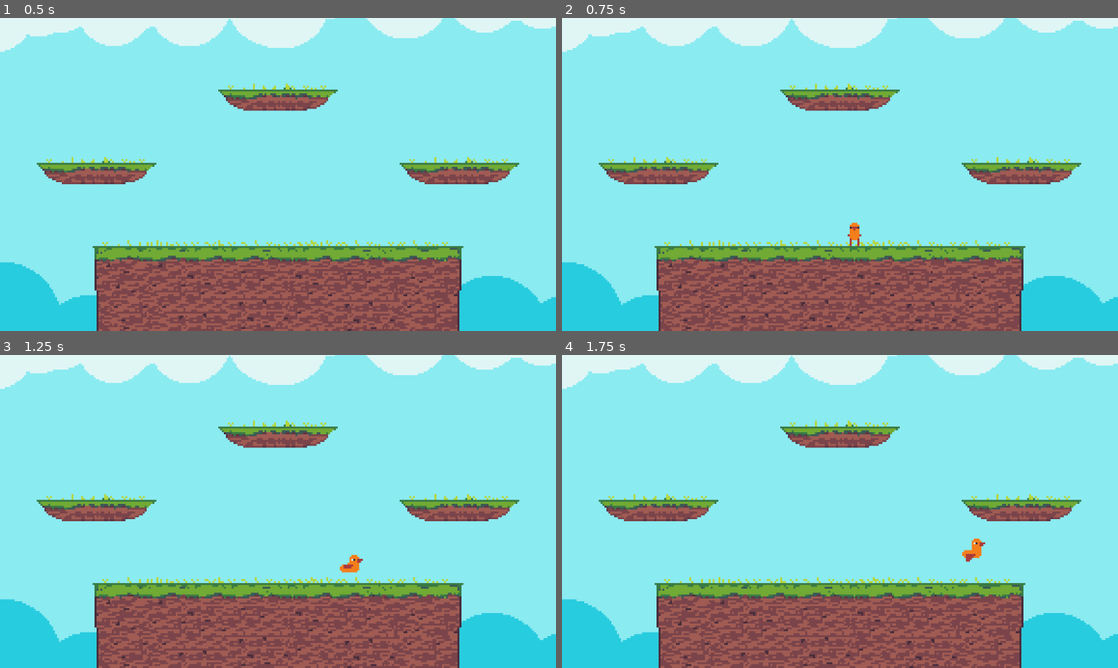
Above: before the commit, frames 1-4 (two rows, left to right).
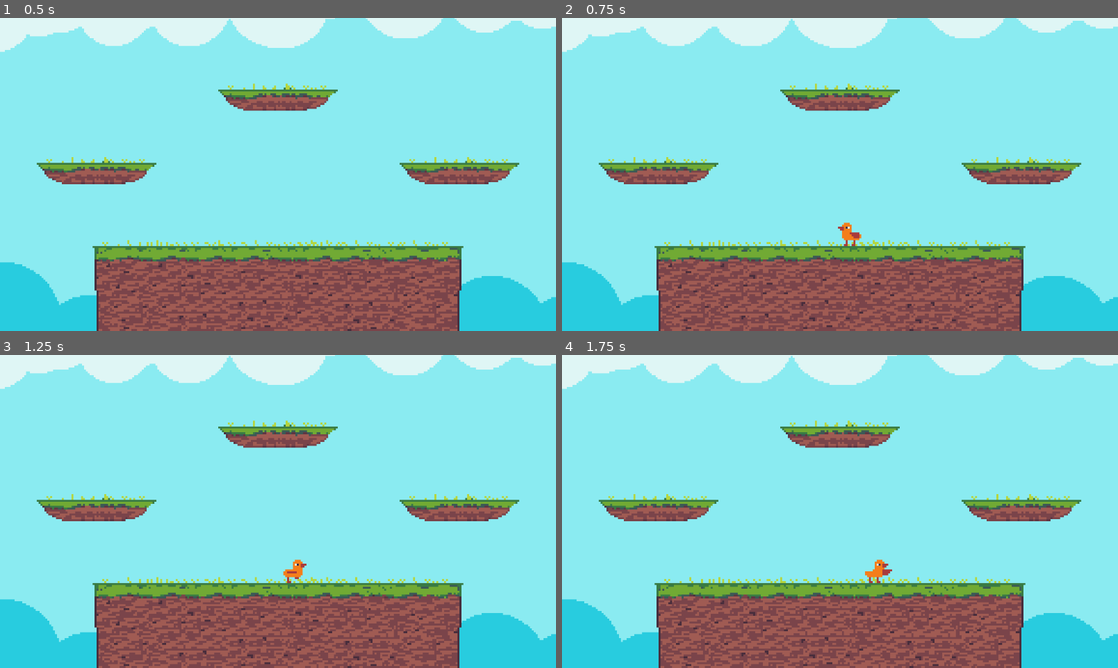
Above: after the commit, the same moments.

Repository: Shuflduf/Goose-Fight-Real
Game: Godot game, scene res://world.tscn
The game is run twice, just before and just after one commit, with the same random seed, the same clock (stepped at 60 frames per second) and the same inputs.
Inputs:
- Up to frame 1 (0.5 s): no input
- Up to frame 2 (0.75 s): tap Enter at 0.5 s; hold Right (right) from 0.53 s (still down); tap X (basic_attack, bound only after the commit) at 0.6 s
- Up to frame 3 (1.25 s): keep holding Right (right); tap Z (jump) at 0.77 s
- Up to frame 4 (1.75 s): keep holding Right (right); tap X (basic_attack, bound only after the commit) at 1.35 s; tap Z (jump) at 1.52 s

Frame 1 is identical in both runs. In frame 2, 0.2% of the frame differs, in the area x 49-54%, y 65-73%; in frame 3, 0.3%; in frame 4, 0.3%, in the area x 54-77%, y 58-73%.

Commit message:
very very basic attack system, still wip

Diff:
--- /dev/null
+++ b/Attacks/attack_jab.tscn
@@ -0,0 +1,20 @@
+[gd_scene load_steps=3 format=3 uid="uid://ddfmqiyr3nc4m"]
+
+[ext_resource type="Script" uid="uid://d1u52dcg7k86i" path="res://attack_jab.gd" id="1_emekd"]
+
+[sub_resource type="RectangleShape2D" id="RectangleShape2D_2hs0m"]
+size = Vector2(10.6667, 5.33333)
+
+[node name="Jab" type="Node2D"]
+scale = Vector2(3, 3)
+script = ExtResource("1_emekd")
+anim_name = &"attack_jab"
+
+[node name="HitBox" type="Area2D" parent="."]
+collision_layer = 0
+collision_mask = 4
+monitorable = false
+
+[node name="CollisionShape2D" type="CollisionShape2D" parent="HitBox"]
+position = Vector2(-2.66667, 2.66667)
+shape = SubResource("RectangleShape2D_2hs0m")
--- a/Player/vertical_movement.gd
+++ b/Player/vertical_movement.gd
@@ -22,6 +22,9 @@
 var dropping: bool = false
 
 func _unhandled_input(event: InputEvent) -> void:
+    if not p.can_move:
+        return
+
     if p.inp.event_is_action_pressed(event, &"jump"):
         if p.is_on_floor() or coyote_timer < MAX_COYOTE_TIME:
             jump_timer = 0.0
--- a/anim_handler.gd
+++ b/anim_handler.gd
@@ -1,6 +1,11 @@
 extends PlayerComponent
 
 @export var sprites: AnimatedSprite2D
+
+#var attack_anims: Array
+
+#func _ready() -> void:
+    #attack_anims = Array(sprites.sprite_frames.get_animation_names()).map(func(n: String) -> StringName: return StringName(n))
 
 func _physics_process(_delta: float) -> void:
     if sprites.animation == &"air" and p.is_on_floor():
@@ -25,12 +30,16 @@
 
 
 func _on_horizontal_movement_moved(is_run: bool) -> void:
+    if not p.can_move:
+        return
     var correct_anim: StringName = &"run" if is_run else &"walk"
     if not sprites.animation in [&"jump_queue", &"flip", correct_anim] and p.is_on_floor():
         sprites.play(correct_anim)
 
 
 func _on_horizontal_movement_didnt_move() -> void:
+    if not p.can_move:
+        return
     if not sprites.animation in [&"idle", &"jump_queue"] and p.is_on_floor():
         sprites.play(&"idle")
 
--- /dev/null
+++ b/attack.gd
@@ -0,0 +1,13 @@
+class_name Attack
+extends Node2D
+
+signal started(anim_name: StringName)
+@warning_ignore("unused_signal")
+signal finished
+
+@export var anim_name: StringName
+
+var inp: InputHandler
+
+func run() -> void:
+    started.emit(anim_name)
--- /dev/null
+++ b/attack_info.gd
@@ -0,0 +1,5 @@
+class_name AttackInfo
+extends Resource
+
+@export var scene: PackedScene
+@export var bind: AttackHandler.AttackBind
--- /dev/null
+++ b/attack_jab.gd
@@ -0,0 +1,7 @@
+extends Attack
+
+func _unhandled_input(event: InputEvent) -> void:
+    if inp.event_is_action_pressed(event, &"basic_attack"):
+        run()
+        await get_tree().create_timer(0.5).timeout
+        finished.emit()
--- /dev/null
+++ b/attacks.gd
@@ -0,0 +1,34 @@
+class_name AttackHandler
+extends PlayerComponent
+
+@export var attacks: Array[AttackInfo]
+@export var sprites: AnimatedSprite2D
+
+enum AttackBind {
+    Jab,
+    FTilt,
+    UTilt,
+    DTilt,
+}
+
+func _ready() -> void:
+
+    await get_tree().physics_frame
+    print(p.inp)
+    for a in attacks:
+        var new_attack: Attack = a.scene.instantiate()
+        add_child(new_attack)
+        new_attack.started.connect(_on_attack_started)
+        new_attack.finished.connect(_on_attack_finished)
+        #new_attack.set_deferred(&"inp", p.inp)
+        new_attack.inp = p.inp
+
+
+func _on_attack_started(anim_name: StringName) -> void:
+    # TODO: make this a signal
+    sprites.play(anim_name)
+    p.can_move = false
+
+func _on_attack_finished() -> void:
+    sprites.play(&"idle")
+    p.can_move = true
--- a/horizontal_movement.gd
+++ b/horizontal_movement.gd
@@ -27,6 +27,10 @@
 func _physics_process(delta: float) -> void:
     if p.input_index == -1:
         input_dir = Input.get_axis(&"left", &"right")
+
+    if not p.can_move:
+        input_dir = 0.0
+
     var current_dir: int = int(input_dir)
 
     if current_dir == 0:
--- a/player.gd
+++ b/player.gd
@@ -5,5 +5,7 @@
 
 @export var input_index: int = -1
 
+var can_move: bool = true
+
 func _physics_process(_delta: float) -> void:
     move_and_slide()
--- a/player.tscn
+++ b/player.tscn
@@ -1,12 +1,15 @@
-[gd_scene load_steps=24 format=3 uid="uid://difolhje4qshv"]
+[gd_scene load_steps=26 format=3 uid="uid://difolhje4qshv"]
 
 [ext_resource type="Script" uid="uid://7s2avvmicf4j" path="res://player.gd" id="1_onrkg"]
 [ext_resource type="Script" uid="uid://dej8xkwj66gk1" path="res://Player/vertical_movement.gd" id="3_i3pqv"]
 [ext_resource type="Script" uid="uid://cummtyr5lavnp" path="res://horizontal_movement.gd" id="4_hqtel"]
-[ext_resource type="Script" path="res://anim_handler.gd" id="5_2hs0m"]
+[ext_resource type="Script" uid="uid://6wrg0orn1l5y" path="res://anim_handler.gd" id="5_2hs0m"]
 [ext_resource type="Texture2D" uid="uid://dqcy7s6ohdqad" path="res://Sprites/goose-Sheet.png" id="5_sweqy"]
 [ext_resource type="Script" path="res://wall_jump.gd" id="6_2hs0m"]
 [ext_resource type="Script" uid="uid://euqlrk38ot1c" path="res://input_handler.gd" id="7_1jxqw"]
+[ext_resource type="Script" uid="uid://b77con38nd63l" path="res://attacks.gd" id="7_b26j0"]
+[ext_resource type="Script" uid="uid://cvqrmse7gdai4" path="res://attack_info.gd" id="8_n7ghd"]
+[ext_resource type="PackedScene" uid="uid://ddfmqiyr3nc4m" path="res://Attacks/attack_jab.tscn" id="9_nvl01"]
 
 [sub_resource type="RectangleShape2D" id="RectangleShape2D_fj7yv"]
 size = Vector2(48, 48)
@@ -14,6 +17,14 @@
 [sub_resource type="AtlasTexture" id="AtlasTexture_sweqy"]
 atlas = ExtResource("5_sweqy")
 region = Rect2(64, 0, 16, 16)
+
+[sub_resource type="AtlasTexture" id="AtlasTexture_bwjto"]
+atlas = ExtResource("5_sweqy")
+region = Rect2(160, 0, 16, 16)
+
+[sub_resource type="AtlasTexture" id="AtlasTexture_606se"]
+atlas = ExtResource("5_sweqy")
+region = Rect2(176, 0, 16, 16)
 
 [sub_resource type="AtlasTexture" id="AtlasTexture_urp6f"]
 atlas = ExtResource("5_sweqy")
@@ -59,6 +70,17 @@
 }],
 "loop": true,
 "name": &"air",
+"speed": 4.0
+}, {
+"frames": [{
+"duration": 1.0,
+"texture": SubResource("AtlasTexture_bwjto")
+}, {
+"duration": 1.0,
+"texture": SubResource("AtlasTexture_606se")
+}],
+"loop": false,
+"name": &"attack_jab",
 "speed": 4.0
 }, {
 "frames": [{
@@ -119,30 +141,11 @@
 "speed": 4.0
 }]
 
-[sub_resource type="AtlasTexture" id="AtlasTexture_bwjto"]
-atlas = ExtResource("5_sweqy")
-region = Rect2(160, 0, 16, 16)
-
-[sub_resource type="AtlasTexture" id="AtlasTexture_606se"]
-atlas = ExtResource("5_sweqy")
-region = Rect2(176, 0, 16, 16)
-
-[sub_resource type="SpriteFrames" id="SpriteFrames_u1c27"]
-animations = [{
-"frames": [{
-"duration": 1.0,
-"texture": SubResource("AtlasTexture_bwjto")
-}, {
-"duration": 1.0,
-"texture": SubResource("AtlasTexture_606se")
-}],
-"loop": false,
-"name": &"default",
-"speed": 4.0
-}]
-
-[sub_resource type="RectangleShape2D" id="RectangleShape2D_2hs0m"]
-size = Vector2(10.6667, 5.33333)
+[sub_resource type="Resource" id="Resource_ivps1"]
+script = ExtResource("8_n7ghd")
+scene = ExtResource("9_nvl01")
+bind = 0
+metadata/_custom_type_script = "uid://cvqrmse7gdai4"
 
 [node name="Player" type="CharacterBody2D"]
 z_index = 2
@@ -167,7 +170,7 @@
 position = Vector2(0, -4)
 scale = Vector2(4, 4)
 sprite_frames = SubResource("SpriteFrames_dw050")
-animation = &"flip"
+animation = &"attack_jab"
 autoplay = "idle"
 
 [node name="AnimHandler" type="Node" parent="." node_paths=PackedStringArray("sprites")]
@@ -179,24 +182,10 @@
 script = ExtResource("6_2hs0m")
 metadata/_custom_type_script = "uid://b1hxng224wd66"
 
-[node name="Attacks" type="Node" parent="."]
-
-[node name="Jab" type="Node2D" parent="Attacks"]
-scale = Vector2(3, 3)
-
-[node name="Sprites" type="AnimatedSprite2D" parent="Attacks/Jab"]
-sprite_frames = SubResource("SpriteFrames_u1c27")
-frame = 1
-frame_progress = 1.0
-
-[node name="HitBox" type="Area2D" parent="Attacks/Jab"]
-collision_layer = 0
-collision_mask = 4
-monitorable = false
-
-[node name="CollisionShape2D" type="CollisionShape2D" parent="Attacks/Jab/HitBox"]
-position = Vector2(-2.66667, 2.66667)
-shape = SubResource("RectangleShape2D_2hs0m")
+[node name="Attacks" type="Node2D" parent="." node_paths=PackedStringArray("sprites")]
+script = ExtResource("7_b26j0")
+attacks = Array[ExtResource("8_n7ghd")]([SubResource("Resource_ivps1")])
+sprites = NodePath("../Sprites")
 
 [node name="InputHandler" type="Node" parent="."]
 script = ExtResource("7_1jxqw")
--- a/project.godot
+++ b/project.godot
@@ -36,7 +36,7 @@
 jump={
 "deadzone": 0.2,
 "events": [Object(InputEventKey,"resource_local_to_scene":false,"resource_name":"","device":-1,"window_id":0,"alt_press …(192 unchanged characters)…
-, Object(InputEventJoypadButton,"resource_local_to_scene":false,"resource_name":"","device":-1,"button_index":0,"pressure":0.0,"pressed":true,"script":null)
+, Object(InputEventJoypadButton,"resource_local_to_scene":false,"resource_name":"","device":-1,"button_index":3,"pressure":0.0,"pressed":true,"script":null)
 ]
 }
 down={
@@ -55,6 +55,12 @@
 "events": [Object(InputEventKey,"resource_local_to_scene":false,"resource_name":"","device":-1,"window_id":0,"alt_press …(195 unchanged characters)…
 ]
 }
+basic_attack={
+"deadzone": 0.2,
+"events": [Object(InputEventKey,"resource_local_to_scene":false,"resource_name":"","device":-1,"window_id":0,"alt_pressed":false,"shift_pressed":false,"ctrl_pressed":false,"meta_pressed":false,"pressed":false,"keycode":0,"physical_keycode":88,"key_label":0,"unicode":120,"location":0,"echo":false,"script":null)
+, Object(InputEventJoypadButton,"resource_local_to_scene":false,"resource_name":"","device":-1,"button_index":0,"pressure":0.0,"pressed":true,"script":null)
+]
+}
 
 [layer_names]
 
Binary file changed: Sprites/goose-Sheet.png
Binary file changed: Sprites/goose.aseprite
Not shown, added: attack.gd.uid
Not shown, added: attack_info.gd.uid
Not shown, added: attack_jab.gd.uid
Not shown, added: attacks.gd.uid
